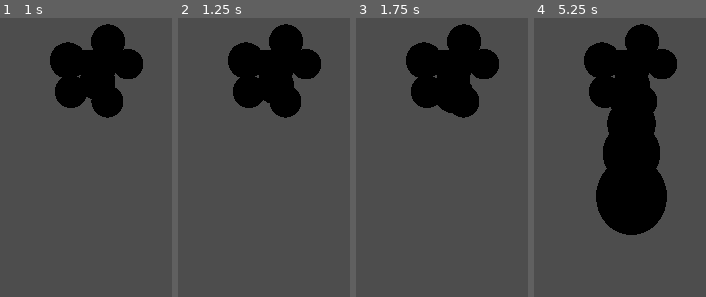
Above: before the commit, frames 1-4 (left to right).
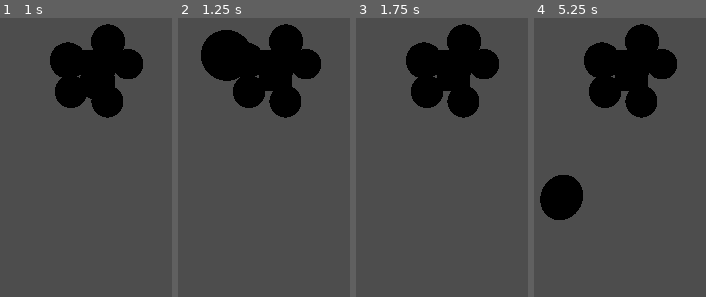
Above: after the commit, the same moments.

Repository: coillteoir/bees
Game: Godot game, scene res://root.tscn
Same seed, same stepped clock (60 frames per second), same inputs: the game is played once before the commit and once after it.
Inputs:
- Up to frame 1 (1 s): tap Enter at 0.5 s
- Up to frame 2 (1.25 s): no input
- Up to frame 3 (1.75 s): no input
- Up to frame 4 (5.25 s): tap Space at 2 s; tap Enter at 2.75 s

Frame 1 is identical in both runs. In frame 2, 3.1% of the frame differs, in the area x 13-68%, y 4-31%; in frame 3, 0.3%; in frame 4, 18%, in the area x 3-78%, y 21-78%.

Commit message:
bees randomly flying out of hive

Diff:
--- a/hive.gd
+++ b/hive.gd
@@ -10,11 +10,12 @@
 	pass
 
 
-
 func _spawn_bee():
 	if bees.size() < BEES_MAX:
 		var bee_n = bee.instantiate()
 		bee_n.global_position.z += 1
+		bee_n.velocity.x = randf_range(-10, 10)
+		bee_n.velocity.y = randf_range(-10, 10)
 		add_child(bee_n)
 		bees.append(bee_n)
 
@@ -31,7 +32,7 @@
 	pass
 
 
-func _on_area_3d_area_entered(area:Area3D):
+func _on_area_3d_area_entered(area: Area3D):
 	print("ENTERED")
 	print(area.get_parent())
 	bees = bees.filter(func(bee): bee != area.get_parent())
--- a/movement.gd
+++ b/movement.gd
@@ -1,8 +1,9 @@
 extends CharacterBody3D
 
-var SPEED = 1
 @export var forward: bool = true
 @export var closest: bool = true
+
+var SPEED = 1
 
 var movements: Array[Callable] = []
 
@@ -35,11 +36,13 @@
 	if closest:
 		movements.append(_closest_flower)
 
+
 func _ready():
 	print("I am ready")
 
+
 func _physics_process(_delta):
-	var vel: Vector3 = Vector3(0, 0, 0)
+	var vel: Vector3 = velocity
 	for i in range(movements.size()):
 		vel += movements[i].call()
 	velocity = vel
